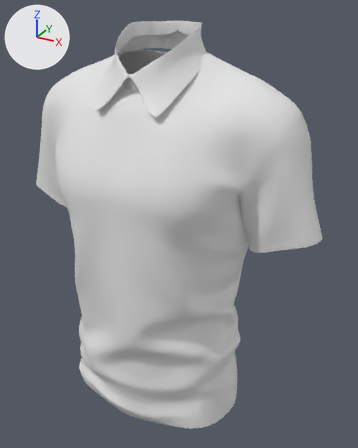
The glTF model client/public/collar.glb as it was, and as the next commit left it.
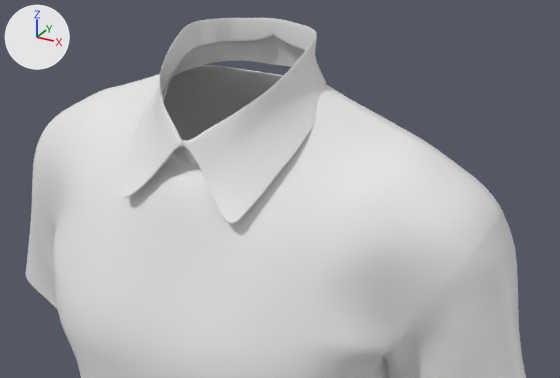
Old and new are each drawn whole from a 50 mm camera at (0.408, -0.67, 0.323) aimed at (0.032, 0.012, -0.018) and again close up from a 50 mm camera at (0.332, -0.524, 0.438) aimed at (0.003, 0.074, 0.139). The axes (+X, +Y, +Z) are drawn at upper left. The lights are the same throughout. Vertices at the same position are counted once.

The first close-up shows 'T_Shirt_male'.
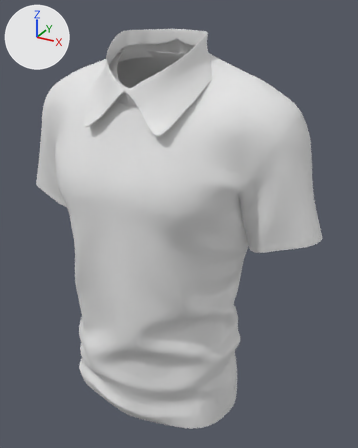
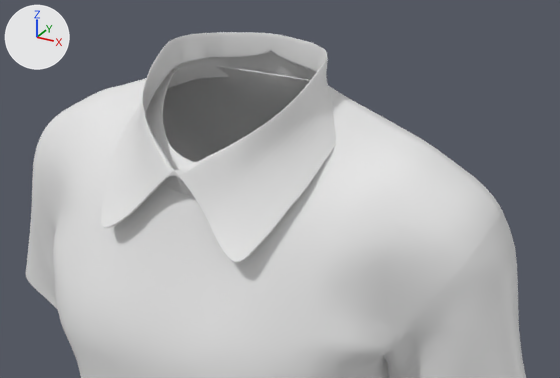
Pixel boxes [x1, y1, x2, y2] of what changed, in the close-ups (560 x 378 px; the box of a moved part takes in the faces that stretch with it):
```json
{"object": "T_Shirt_male", "change": "reshaped", "before": [26, 18, 526, 378], "after": [26, 32, 526, 378]}
{"part": 1, "of": "me_mesh", "change": "moved or reshaped", "before": [121, 18, 326, 224], "after": [101, 32, 336, 263]}
```

Scene script edits in JSON lines:
```json
{"block": "me_mesh", "where": "me_mesh.from_pydata(...)  # 17419 vertices, 34493 faces; spans x -0.276..0.274, y -0.144..0.125, z -0.352..0.302"}
{"block": "me_mesh", "where": "# used by ob_t_shirt_male; location = (0.0, 0.0, 0.0)"}
{"block": "me_mesh", "change": "me_mesh part 1: the loose piece of 7480 vertices spanning x -0.077..0.079, y -0.093..0.08, z 0.184..0.302 is multiplied about its middle by the matrix ((1.217, 0.0, 0.0), (0.0, 1.061, -0.015), (0.0, 0.015, 1.061)), then moved by (0.003, -0.012, -0.016)"}
```
